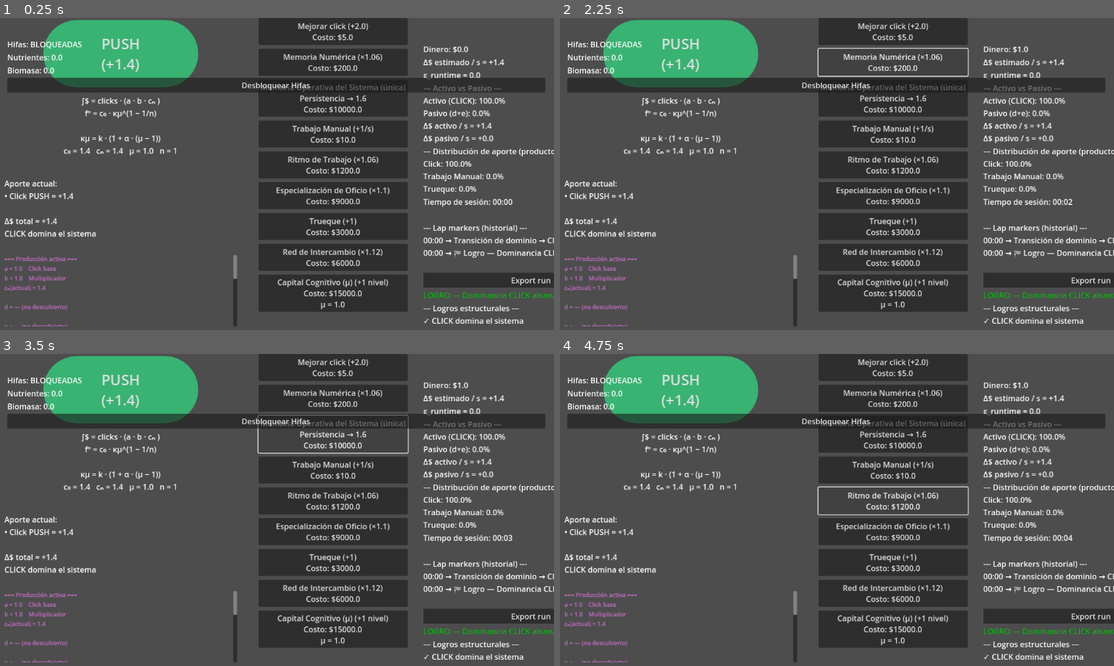
Above: before the commit, frames 1-4 (two rows, left to right).
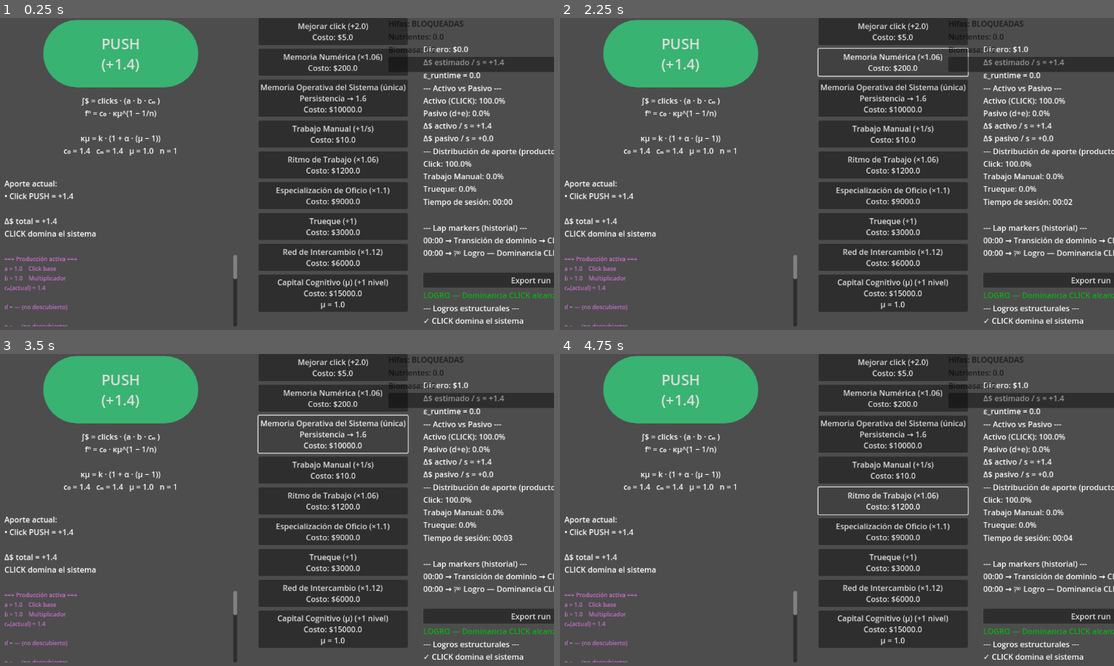
Above: after the commit, the same moments.

Repository: amurito/godot-idle-game
Game: Godot game, scene res://main.tscn
Two runs of this game, one before a commit and one after it. Both use one fixed random seed, a clock stepped at 60 frames per second and the inputs below.
Inputs:
- Up to frame 1 (0.25 s): no input
- Up to frame 2 (2.25 s): click "PUSH (+1.4)" at 0.5 s; click "Mejorar click (+2.0) Costo: $…" at 1.25 s; click "Memoria Numérica (×1.06) Cost…" at 2 s
- Up to frame 3 (3.5 s): click "Memoria Operativa del Sistema…" at 2.75 s
- Up to frame 4 (4.75 s): click "Trabajo Manual (+1/s) Costo: …" at 3.5 s; click "Ritmo de Trabajo (×1.06) Cost…" at 4.25 s

The runs differ from the first frame. In frame 1, 5.5% of the frame differs, in the area x 1-100%, y 0-24%; in frame 2, 5.7%; in frame 3, 5.6%; in frame 4, 5.5%.

Commit message:
anda algo?

Diff:
--- a/fungi.tscn
+++ b/fungi.tscn
@@ -1,6 +1,8 @@
-[gd_scene load_steps=2 format=3 uid="uid://cbyh1vt0443ys"]
+[gd_scene load_steps=3 format=3 uid="uid://cbyh1vt0443ys"]
 
-[ext_resource type="Script" uid="uid://chwpt8ctyh6x4" path="res://fungi_ui.gd" id="1_v67og"]
+[ext_resource type="Script" uid="uid://b5kpivooakglf" path="res://fungi_ui.gd" id="1_v67og"]
+
+[sub_resource type="StyleBoxEmpty" id="StyleBoxEmpty_v67og"]
 
 [node name="FungiUI" type="Control"]
 layout_mode = 3
@@ -12,32 +14,44 @@
 mouse_filter = 2
 script = ExtResource("1_v67og")
 
-[node name="CanvasLayer" type="CanvasLayer" parent="."]
+[node name="Panel" type="Panel" parent="."]
+modulate = Color(0, 0, 0, 0.6666667)
+layout_mode = 1
+anchors_preset = 15
+anchor_right = 1.0
+anchor_bottom = 1.0
+grow_horizontal = 2
+grow_vertical = 2
+theme_override_styles/panel = SubResource("StyleBoxEmpty_v67og")
 
-[node name="VBoxContainer" type="VBoxContainer" parent="CanvasLayer"]
-custom_minimum_size = Vector2(300, 200)
-offset_left = 18.0
-offset_top = 43.0
-offset_right = 1134.0
-offset_bottom = 243.0
+[node name="VBoxContainer" type="VBoxContainer" parent="Panel"]
+custom_minimum_size = Vector2(400, 200)
+layout_mode = 1
+anchors_preset = 5
+anchor_left = 0.5
+anchor_right = 0.5
+offset_left = -558.0
+offset_right = 558.0
+offset_bottom = 200.0
+grow_horizontal = 2
 mouse_filter = 2
 
-[node name="HifasStatus" type="Label" parent="CanvasLayer/VBoxContainer"]
+[node name="HifasStatus" type="Label" parent="Panel/VBoxContainer"]
 layout_mode = 2
 size_flags_vertical = 1
 text = "Hifas: BLOQUEADAS
 "
 
-[node name="Nutrientes" type="Label" parent="CanvasLayer/VBoxContainer"]
+[node name="Nutrientes" type="Label" parent="Panel/VBoxContainer"]
 layout_mode = 2
 size_flags_vertical = 1
 text = "Nutrientes: 0.0
 "
 
-[node name="Biomasa" type="Label" parent="CanvasLayer/VBoxContainer"]
+[node name="Biomasa" type="Label" parent="Panel/VBoxContainer"]
 layout_mode = 2
 text = "Biomasa: 0.0
 "
 
-[node name="DesbloquearHifas" type="Button" parent="CanvasLayer/VBoxContainer"]
+[node name="DesbloquearHifas" type="Button" parent="Panel/VBoxContainer"]
 layout_mode = 2
--- a/fungi_ui.gd
+++ b/fungi_ui.gd
@@ -6,10 +6,10 @@
 
 @onready var main = get_tree().root.get_node("Main")
 
-@onready var lbl_status    = $CanvasLayer/VBoxContainer/HifasStatus
-@onready var lbl_nutrients = $CanvasLayer/VBoxContainer/Nutrientes
-@onready var lbl_biomass   = $CanvasLayer/VBoxContainer/Biomasa
-@onready var btn_hifas     = $CanvasLayer/VBoxContainer/DesbloquearHifas
+@onready var lbl_status    = $Panel/VBoxContainer/HifasStatus
+@onready var lbl_nutrients = $Panel/VBoxContainer/Nutrientes
+@onready var lbl_biomass   = $Panel/VBoxContainer/Biomasa
+@onready var btn_hifas     = $Panel/VBoxContainer/DesbloquearHifas
 
 var hifas_unlocked := false
 var nutrients := 0.0
@@ -22,7 +22,6 @@
 func _ready():
 	print("🍄 Biosfera online")
 
-	# Aseguramos conexión limpia
 	if btn_hifas.pressed.is_connected(_on_DesbloquearHifas_pressed):
 		btn_hifas.pressed.disconnect(_on_DesbloquearHifas_pressed)
 
--- a/main.gd
+++ b/main.gd
@@ -13,6 +13,10 @@
 # fⁿ = c₀ · k_eff^(1 − 1/n)
 # ε(modelo) = | fⁿ − cₙ(modelo) |
 # =====================================================
+#dlc
+const FUNGI_UI_SCENE = preload("res://fungi.tscn")
+var fungi_ui: Control
+
 
 # =============== ECONOMÍA BASE =======================
 
@@ -120,7 +124,6 @@
 var accounting_cost_scale := 2.0
 
 
-
 # =============== SESIÓN / LAB MODE ===================
 
 var run_time: float = 0.0
@@ -152,7 +155,6 @@
 var unlocked_tree := false
 var unlocked_click_dominance := false
 var unlocked_delta_100 := false
-
 
 
 # ================= REFERENCIAS UI ===================
@@ -208,7 +210,6 @@
 @onready var fungi_ui_scene = preload("res://fungi.tscn")
 @onready var ui_root = $UIRootContainer
 
-var fungi_ui
 # =====================================================
 #  CAPA 1 — MODELO ECONÓMICO
 # =====================================================
@@ -776,11 +777,17 @@
 
 func _ready():
 	update_ui()
-	fungi_ui = fungi_ui_scene.instantiate()
+	_mount_fungi_dlc()
+func _mount_fungi_dlc():
+	fungi_ui = FUNGI_UI_SCENE.instantiate()
+
+	var ui_root = $UIRootContainer
 	ui_root.add_child(fungi_ui)
-	fungi_ui.hide()
-
-	print("Fungi UI:", fungi_ui)
+
+	fungi_ui.name = "FungiUI"
+	fungi_ui.visible = true
+
+	print("🍄 Fungi DLC mounted:", fungi_ui)
 
 
 func _process(delta):
@@ -1024,7 +1031,6 @@
 # =====================================================
 
 
-
 func on_institutions_unlocked():
 	print("Nueva capa estructural detectada: Instituciones")
 	show_institutions_panel = true
@@ -1037,7 +1043,7 @@
 	accounting_level += 1
 
 	# Amortiguación estructural real
-	epsilon_runtime *= 0.85      # baja 15% el estrés
+	epsilon_runtime *= 0.85 # baja 15% el estrés
 	epsilon_peak = max(epsilon_peak * 0.9, epsilon_runtime)
 
 	add_lap("🏛️ Contabilidad — Nivel %d (ε amortiguado)" % accounting_level)
